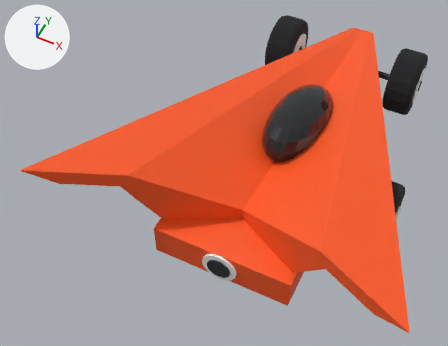
One commit to the glTF model models/cars/delta.glb: the scene before it, then after it.
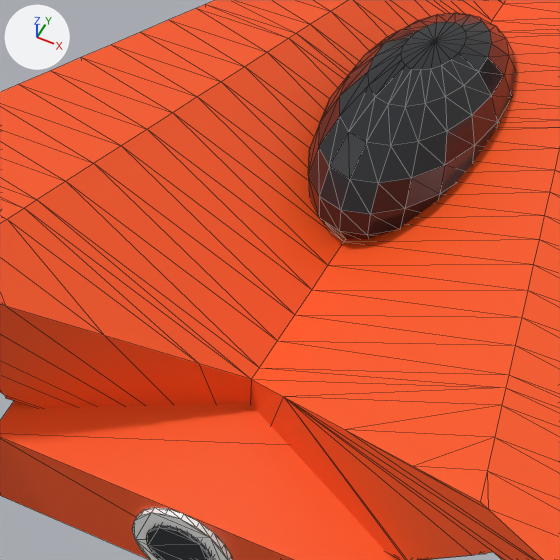
There are two pictures of each version: one whole from a 50 mm lens placed at (1.31, -4.28, 4.84), pointed at (-0.5, -0.66, 0.32), one close up on the part from 35% to 78% of the width and 23% to 79% of the height. The axes (+X, +Y, +Z) are drawn at upper left. The lights are the same throughout. The last two pictures show the newer version. The close-ups show mesh edges as thin lines. Vertices at exactly the same position are counted once.

In view in the first close-up: 'body'.
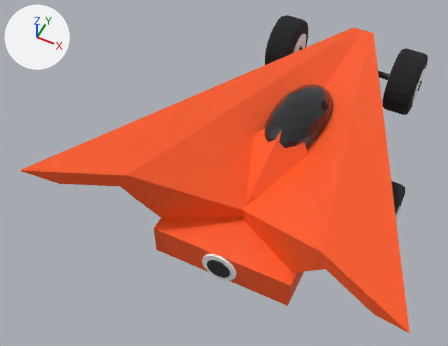
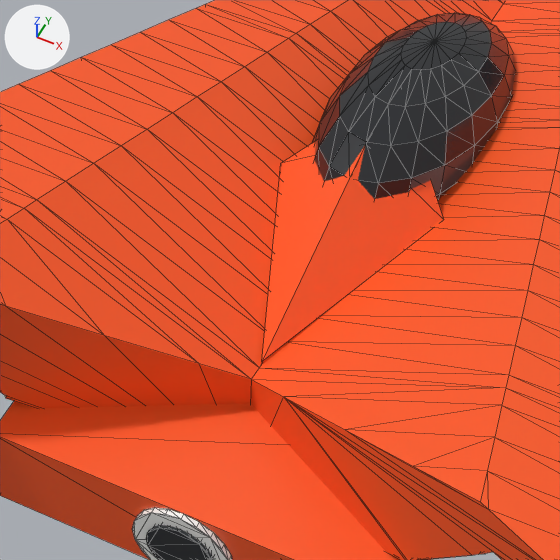
Location of each change, [x1, y1, x2, y2] in pixels of the close-ups (560 x 560 px):
```json
{"part": 1, "of": "me_body", "change": "added", "after": [262, 141, 443, 364]}
```

The change, as JSON lines over the scene's bpy script:
```json
{"block": "me_body", "where": "# used by ob_body; location = (0.0, 0.0, 0.0)"}
{"op": "remove", "block": "me_body", "code": "me_body.from_pydata(...)  # 692 vertices, 1361 faces; spans x -1.52..1.52, y -2.12..2.12, z 0.25..1.29"}
{"op": "add", "block": "me_body", "code": "me_body.from_pydata(...)  # 699 vertices, 1371 faces; spans x -1.52..1.52, y -2.12..2.12, z 0.25..1.29"}
{"block": "me_body", "change": "me_body part 1"}
{"block": "me_body", "change": "7 vertices are added at x -0.28..0.28, y -1.23..-0.23, z 0.59..1.0"}
{"block": "me_body", "change": "10 new faces join them, mat_paint (orange #ff5a1f)"}
```
